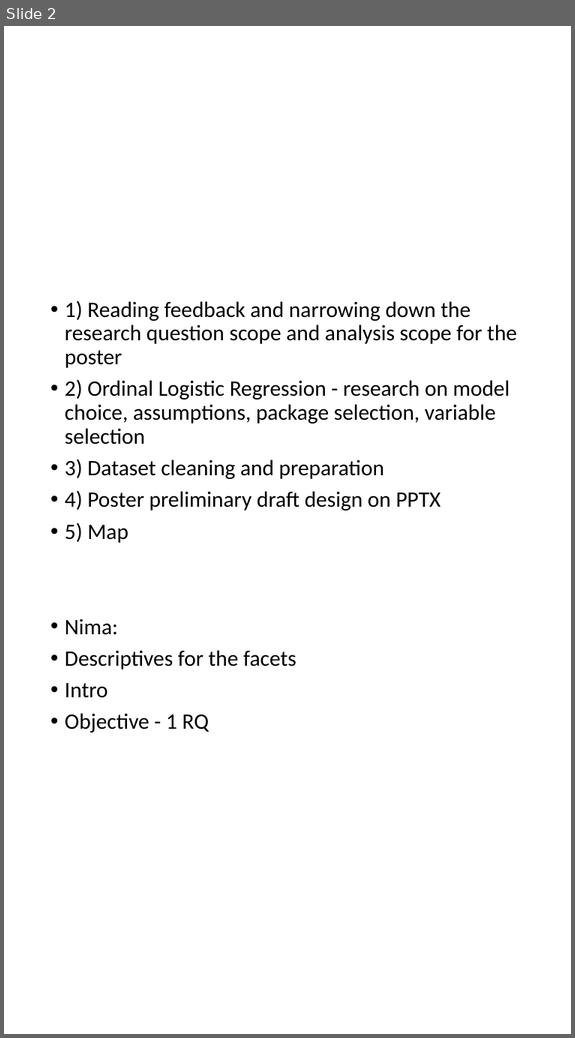
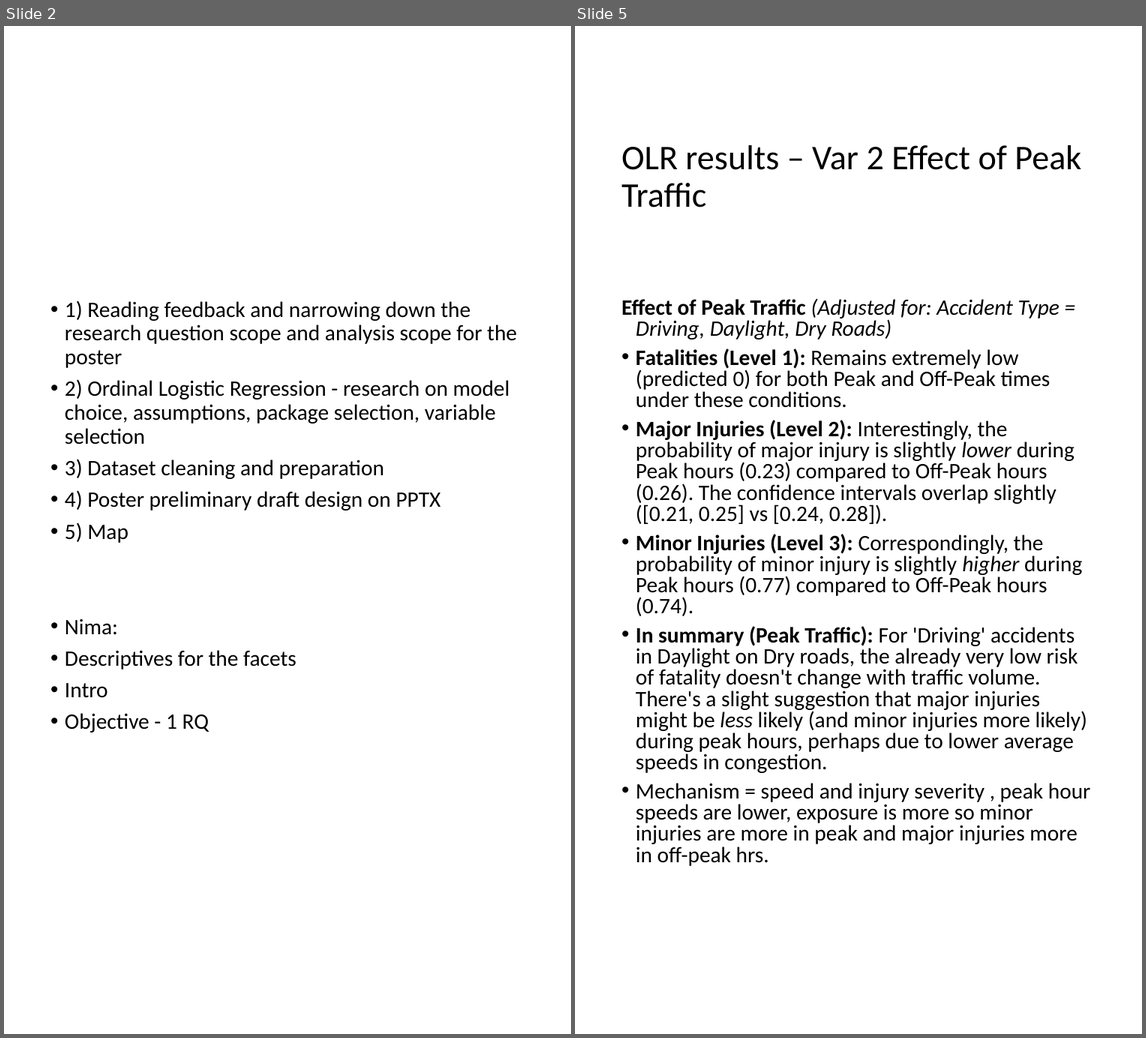
Before and after one commit to Yogada-Joshi/Berlin-bike-crashes, a slide deck: Poster.pptx. Shown side by side, each under a label of ours: slide 2 before the commit, slides 2 and 5 after it; the slides between them are not shown. The pictures are 575x1038 and 1146x1038 pixels, drawn with LibreOffice and Linux fonts; fonts in the diff are those of the drawing. Boxes give left, top, right and bottom in pixels: in the first picture for what was removed or moved away, otherwise in the second. Text is boxed around its words. In the diff, an @@ line names an element or a change of style, - is before the commit and + after.

```diff
--- a/Poster.pptx
+++ b/Poster.pptx
@@ slide 5 added at box(575, 26, 1142, 1034), background #FFFFFF @@
@@ title added at box(621, 145, 1081, 208), 33 pt, text #000000 @@
+OLR results – Var 2 Effect of Peak Traffic
@@ text added at box(621, 298, 1091, 866), 21 pt, text #000000 @@
+Effect of Peak Traffic (Adjusted for: Accident Type = Driving, Daylight, Dry Roads)
+• Fatalities (Level 1): Remains extremely low (predicted 0) for both Peak and Off-Peak times under these conditions.
+• Major Injuries (Level 2): Interestingly, the probability of major injury is slightly lower during Peak hours (0.23) compared to Off-Peak hours (0.26). The confidence intervals overlap slightly ([0.21, 0.25] vs [0.24, 0.28]).
+• Minor Injuries (Level 3): Correspondingly, the probability of minor injury is slightly higher during Peak hours (0.77) compared to Off-Peak hours (0.74).
+• In summary (Peak Traffic): For 'Driving' accidents in Daylight on Dry roads, the already very low risk of fatality doesn't change with traffic volume. There's a slight suggestion that major injuries might be less likely (and minor injuries more likely) during peak hours, perhaps due to lower average speeds in congestion.
+• Mechanism = speed and injury severity , peak hour speeds are lower, exposure is more so minor injuries are more in peak and major injuries more in off-peak hrs.
```
Also in this commit, not shown: 5 other slides added, 3 other files.
